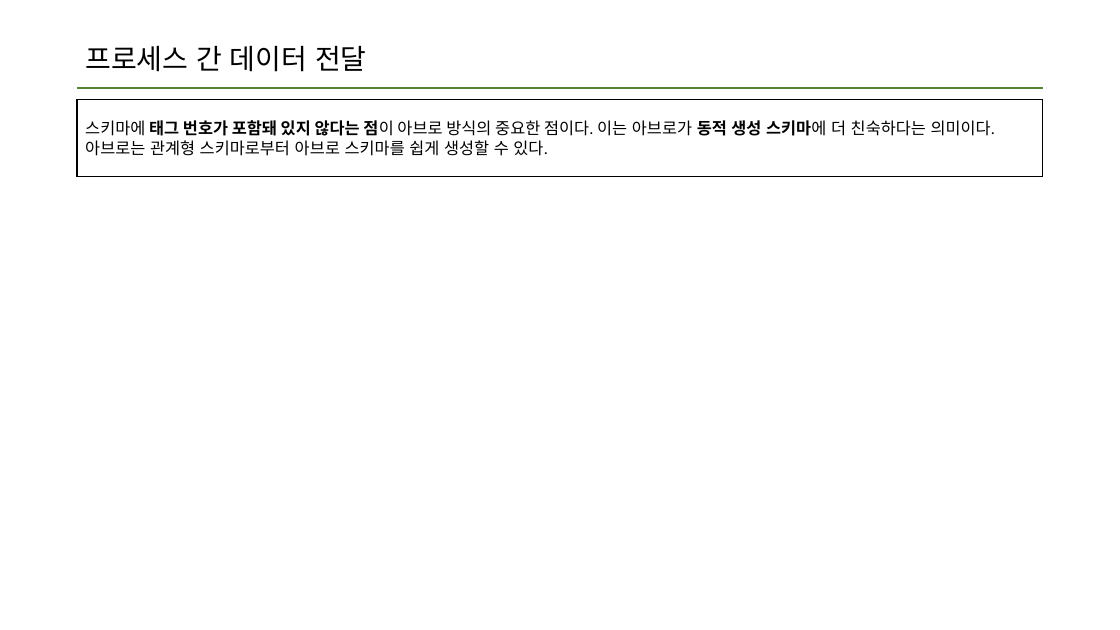
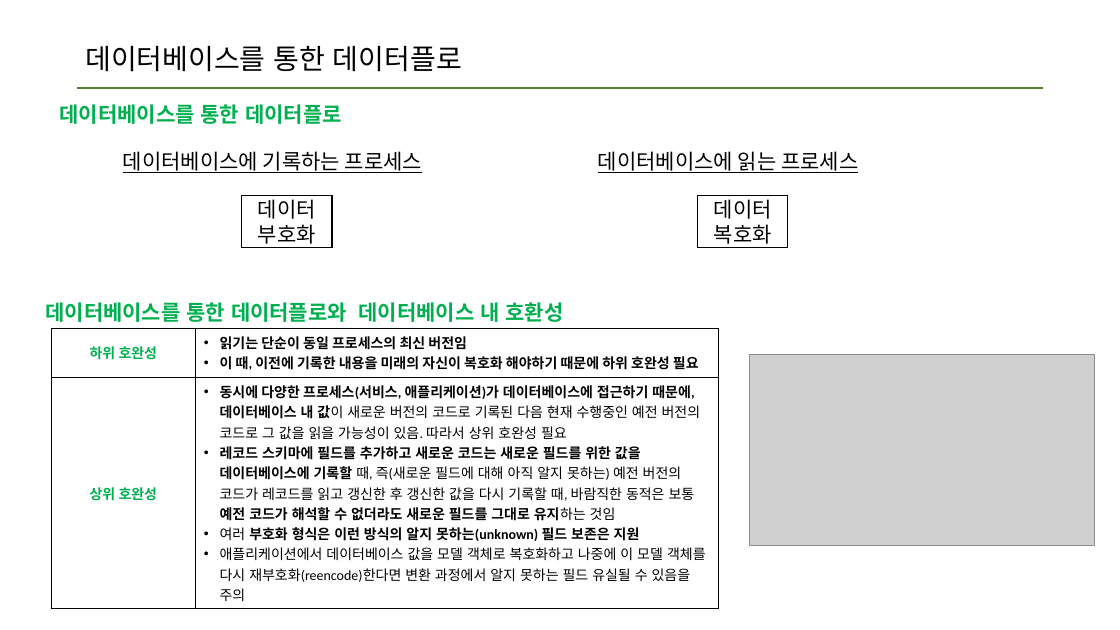
Before and after one commit to data-system-wiki/designing-data-intensive-applications, a slide deck: slide 11 of resources/chapter 4 summary.pptx (slide 12 before the commit). Drawn at 1120x630 pixels with LibreOffice and Linux fonts; fonts in the diff are those of the drawing; grey boxes stand for pictures. Boxes give left, top, right and bottom in pixels: in the first picture for what was removed or moved away, otherwise in the second. Text is boxed around its words. In the diff, an @@ line names an element or a change of style, - is before the commit and + after.

Commit message:
4장 3차 업데이트

```diff
--- a/resources/chapter 4 summary.pptx
+++ b/resources/chapter 4 summary.pptx
@@ title at <box>85,45,462,72</box>: text changed @@
-프로세스 간 데이터 전달
+데이터베이스를 통한 데이터플로
@@ text added at <box>60,104,342,124</box>, 18 pt, text #00B050, bold @@
+데이터베이스를 통한 데이터플로
@@ rectangle removed at <box>77,99,1044,176</box> @@
-스키마에 태그 번호가 포함돼 있지 않다는 점이 아브로 방식의 중요한 점이다. 이는 아브로가 동적 생성 스키마에 더 친숙하다는 의미이다. 아브로는 관계형 스키마로부터 아브로 스키마를 쉽게 생성할 수 있다.
@@ text added at <box>123,151,422,173</box>, 18 pt, text #000000, underline @@
+데이터베이스에 기록하는 프로세스
@@ text added at <box>598,151,858,173</box>, 18 pt, text #000000, underline @@
+데이터베이스에 읽는 프로세스
@@ rectangle added at <box>242,195,332,248</box>, outline #000000 1 pt, 18 pt, text #000000 @@
+데이터 부호화
@@ rectangle added at <box>697,195,787,248</box>, outline #000000 1 pt, 18 pt, text #000000 @@
+데이터 복호화
@@ text added at <box>45,302,564,322</box>, 18 pt, text #00B050, bold @@
+데이터베이스를 통한 데이터플로와 데이터베이스 내 호환성
@@ table added at <box>51,328,718,605</box>, 2 rows, 2 columns @@
+하위 호완성 | 읽기는 단순이 동일 프로세스의 최신 버전임 / 이 때, 이전에 기록한 내용을 미래의 자신이 복호화 해야하기 때문에 하위 호완성 필요
+상위 호완성 | 동시에 다양한 프로세스(서비스, 애플리케이션)가 데이터베이스에 접근하기 때문에, 데이터베이스 내 값이 새로운 버전의 코드로 기록된 다음 현재 수행중인 예전 버전의 코드로 그 값을 읽을 가능성이 있음. 따라서 상위 호완성 필요 / 레코드 스키마에 필드를 추가하고 새로운 코드는 새로운 필드를 위한 값을 데이터베이스에 기록할 때, 즉(새로운 필드에 대해 아직 알지 못하는) 예전 버전의 코드가 레코드를 읽고 갱신한 후 갱신한 값을 다시 기록할 때, 바람직한 동적은 보통 예전 코드가 해석할 수 없더라도 새로운 필드를 그대로 유지하는 것임 / 여러 부호화 형식은 이런 방식의 알지 못하는(unknown) 필드 보존은 지원 / 애플리케이션에서 데이터베이스 값을 모델 객체로 복호화하고 나중에 이 모델 객체를 다시 재부호화(reencode)한다면 변환 과정에서 알지 못하는 필드 유실될 수 있음을 주의
@@ picture added at <box>749,355,1094,546</box> @@
```
Also in this commit, not shown: 7 other slides changed, 2 slides added, 2 slides removed.
